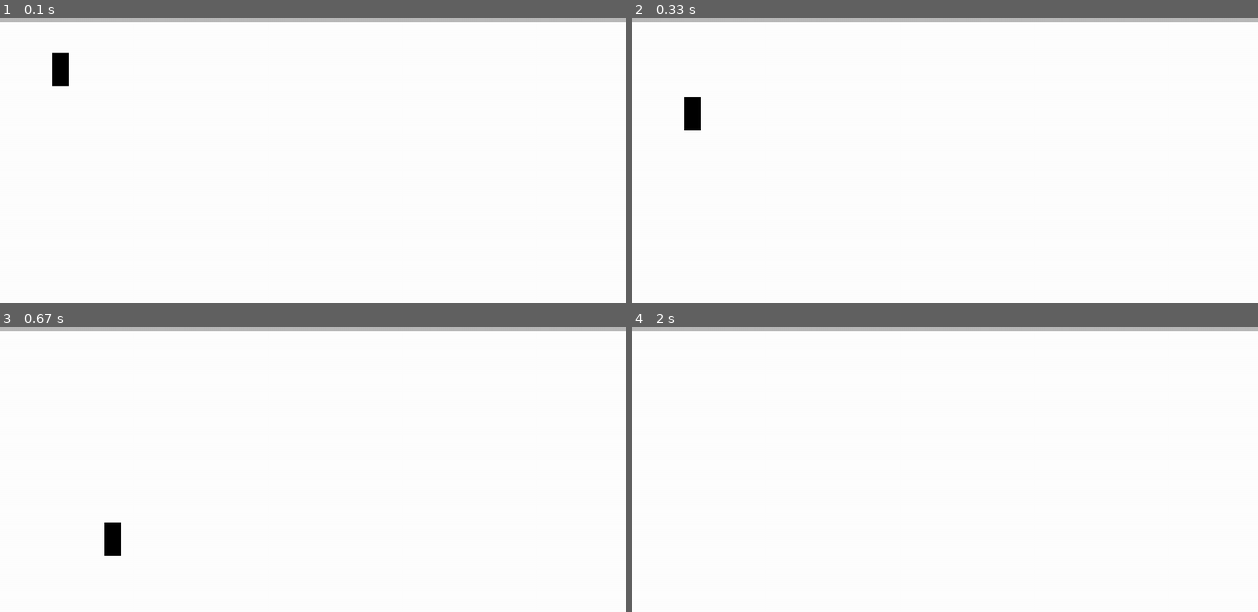
Above: before the commit, frames 1-4 (two rows, left to right).
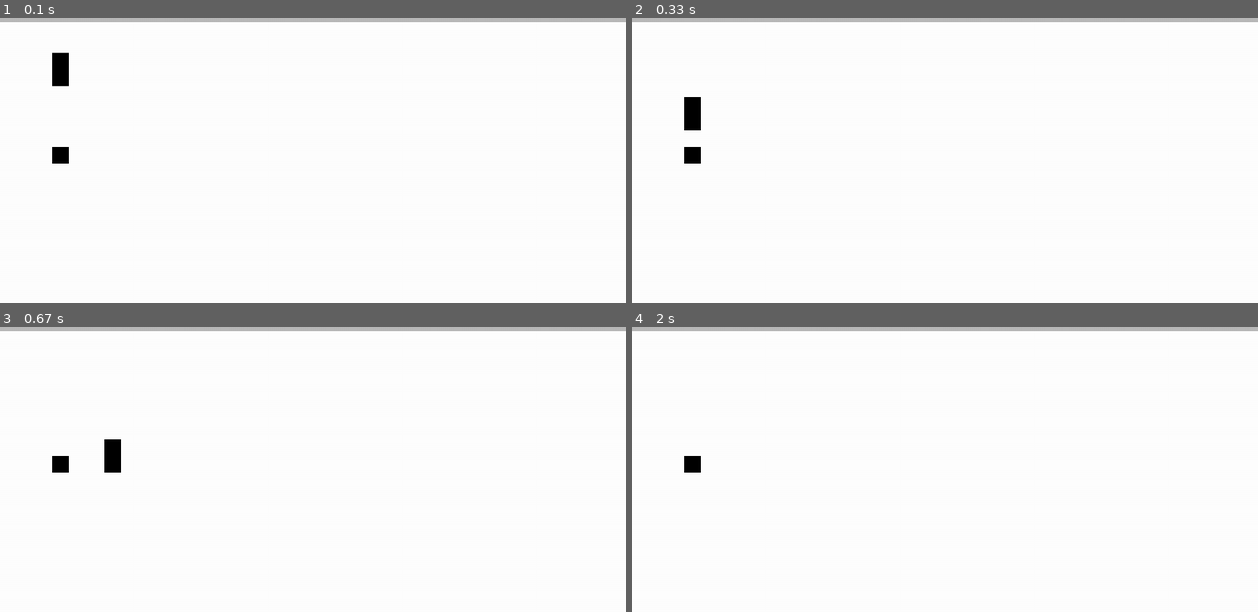
Above: after the commit, the same moments.

Repository: coffeecoder1337/minibrains
Game: pygame game, started from main.py
Same seed, same stepped clock (60 frames per second), same inputs: the game is played once before the commit and once after it.
Inputs:
- Up to frame 1 (0.1 s): no input
- Up to frame 2 (0.33 s): no input
- Up to frame 3 (0.67 s): hold Right from 0.33 s (still down)
- Up to frame 4 (2 s): release Right at 0.8 s; hold Right 0.83-1.3 s

The runs differ from the first frame. In frame 1, 0.2% of the frame differs, in the area x 8-11%, y 45-52%; in frame 2, 0.2%; in frame 3, 0.8%, in the area x 8-20%, y 39-81%; in frame 4, 0.2%.

Commit message:
added collide with platform for the player

Diff:
--- a/main.py
+++ b/main.py
@@ -2,6 +2,7 @@
 import config
 import menu
 import player
+import platforms
 from pygame.locals import *
 
 pygame.init()
@@ -20,12 +21,16 @@
 
         # objects
         self.all_objects = pygame.sprite.Group()
+        self.platforms_group = pygame.sprite.Group()
         self.menu = menu.Menu()
+        self.temp = platforms.Platform(100, 300)
         self.player = player.Player(100, 100)
 
         # add objects
         self.all_objects.add(self.menu)
         self.all_objects.add(self.player)
+        self.platforms_group.add(self.temp)
+        self.all_objects.add(self.temp)
 
     def handler(self):
         for event in pygame.event.get():
@@ -54,7 +59,7 @@
     def run(self):
         while self.is_running:
             self.handler()
-            self.player.move()
+            self.player.move(self.platforms_group)
             self.draw()
             pygame.display.flip()
             self.clock.tick(60)
--- a/player.py
+++ b/player.py
@@ -22,8 +22,27 @@
         self.up = False
         self.on_ground = False
 
-    def move(self):
+    def move(self, platforms):
         self.rect.x += (self.speed * self.direction)
         if not self.on_ground:
             self.speed_y += self.gravity
             self.rect.y += self.speed_y
+            self.collide(0, self.speed_y, platforms)
+        self.on_ground = False
+        self.collide(self.speed, 0, platforms)
+
+    def collide(self, speed_x, speed_y, platforms):
+        for p in platforms:
+            if pygame.sprite.collide_rect(self, p):
+                if speed_x > 0:
+                    self.rect.right = p.rect.left
+                if speed_x < 0:
+                    self.rect.left = p.rect.right
+
+                if speed_y > 0:
+                    self.rect.bottom = p.rect.top
+                    self.on_ground = True
+                    self.speed_y = 0
+                if speed_y < 0:
+                    self.rect.top = p.rect.bottom
+                    self.speed_y = 0
